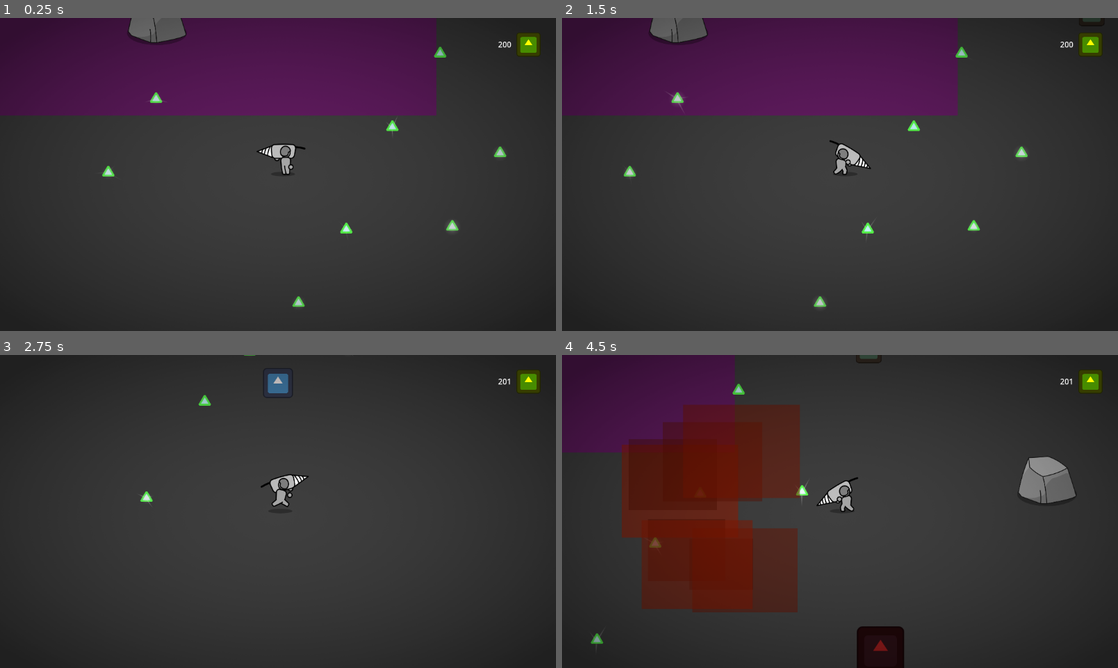
Above: before the commit, frames 1-4 (two rows, left to right).
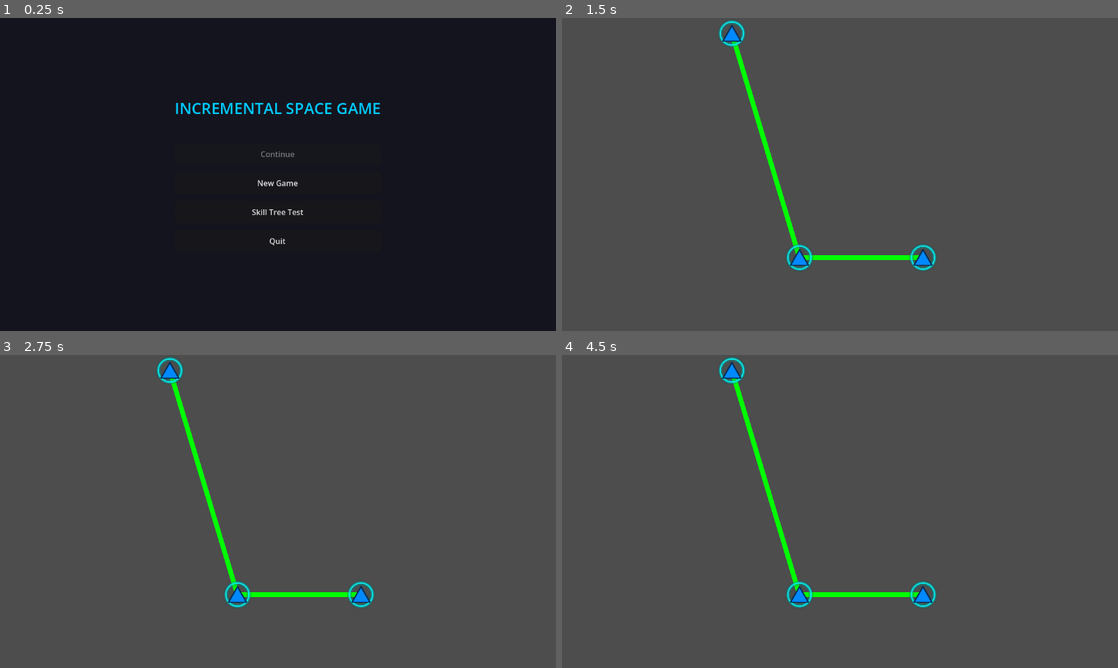
Above: after the commit, the same moments.

Repository: DeepRestGames/incremental-space-game
Game: Godot game, scene res://Scenes/UI/MainMenu.tscn
Same seed, same stepped clock (60 frames per second), same inputs: the game is played once before the commit and once after it. Before the commit the project starts from res://Scenes/Prototypes/Prototype_MainScene.tscn. The engine's default icon, where the game draws it, is replaced by a stand-in: a white triangle on a blue panel in a dark square.
Inputs (mouse positions are in pixels of both pictures, inside the frame that each line leads up to):
- Up to frame 1 (0.25 s): no input
- Up to frame 2 (1.5 s): click (840, 212) at 0.5 s, where only the run after the commit has a clickable "Skill Tree Test"; move the mouse to (962, 158) at 1.27 s; hold D (move_right) from 1.28 s (still down); hold E (interact) from 1.28 s (still down)
- Up to frame 3 (2.75 s): move the mouse to (166, 527) at 2.02 s; release D (move_right) at 2.03 s; release E (interact) at 2.03 s; hold S (move_down) from 2.03 s (still down); tap Space (place_bomb) at 2.1 s
- Up to frame 4 (4.5 s): move the mouse to (895, 442) at 2.77 s; release S (move_down) at 2.78 s; hold D (move_right) 2.78-3.53 s; hold E (interact) 2.78-3.53 s; move the mouse to (812, 574) at 3.52 s; hold W (move_up) 3.53-4.28 s; tap Space (place_bomb) at 3.6 s; move the mouse to (1006, 558) at 4.27 s; hold A (move_left) from 4.28 s (still down); hold E (interact) from 4.28 s (still down)

The runs differ from the first frame. In frame 1, 82% of the frame differs, in the area x 0-99%, y 0-100%; in frame 2, 70%; in frame 3, 66%; in frame 4, 77%.

Commit message:
Added menu to better navigate and debug

Diff:
--- /dev/null
+++ b/Scenes/UI/MainMenu.tscn
@@ -0,0 +1,72 @@
+[gd_scene format=3 uid="uid://ceo6v666mpirk"]
+
+[ext_resource type="Script" uid="uid://cc41gqduwepch" path="res://Scripts/UI/MainMenu.gd" id="1_mainmenu"]
+
+[node name="MainMenu" type="Control" unique_id=1566417360]
+layout_mode = 3
+anchors_preset = 15
+anchor_right = 1.0
+anchor_bottom = 1.0
+grow_horizontal = 2
+grow_vertical = 2
+script = ExtResource("1_mainmenu")
+
+[node name="ColorRect" type="ColorRect" parent="." unique_id=1693791089]
+layout_mode = 1
+anchors_preset = 15
+anchor_right = 1.0
+anchor_bottom = 1.0
+grow_horizontal = 2
+grow_vertical = 2
+color = Color(0.08, 0.08, 0.12, 1)
+
+[node name="CenterContainer" type="CenterContainer" parent="." unique_id=1730205180]
+layout_mode = 1
+anchors_preset = 15
+anchor_right = 1.0
+anchor_bottom = 1.0
+grow_horizontal = 2
+grow_vertical = 2
+
+[node name="VBoxContainer" type="VBoxContainer" parent="CenterContainer" unique_id=30797617]
+layout_mode = 2
+theme_override_constants/separation = 15
+alignment = 1
+
+[node name="TitleLabel" type="Label" parent="CenterContainer/VBoxContainer" unique_id=1150046483]
+layout_mode = 2
+theme_override_colors/font_color = Color(0, 0.8, 1, 1)
+theme_override_font_sizes/font_size = 32
+text = "INCREMENTAL SPACE GAME"
+horizontal_alignment = 1
+vertical_alignment = 1
+
+[node name="Spacer" type="Control" parent="CenterContainer/VBoxContainer" unique_id=1684435519]
+custom_minimum_size = Vector2(0, 20)
+layout_mode = 2
+
+[node name="ContinueButton" type="Button" parent="CenterContainer/VBoxContainer" unique_id=1564055637]
+custom_minimum_size = Vector2(250, 45)
+layout_mode = 2
+disabled = true
+text = "Continue"
+
+[node name="NewGameButton" type="Button" parent="CenterContainer/VBoxContainer" unique_id=324368072]
+custom_minimum_size = Vector2(250, 45)
+layout_mode = 2
+text = "New Game"
+
+[node name="SkillTreeTestButton" type="Button" parent="CenterContainer/VBoxContainer" unique_id=2112247874]
+custom_minimum_size = Vector2(250, 45)
+layout_mode = 2
+text = "Skill Tree Test"
+
+[node name="QuitButton" type="Button" parent="CenterContainer/VBoxContainer" unique_id=338835027]
+custom_minimum_size = Vector2(250, 45)
+layout_mode = 2
+text = "Quit"
+
+[connection signal="pressed" from="CenterContainer/VBoxContainer/ContinueButton" to="." method="_on_continue_button_pressed"]
+[connection signal="pressed" from="CenterContainer/VBoxContainer/NewGameButton" to="." method="_on_new_game_button_pressed"]
+[connection signal="pressed" from="CenterContainer/VBoxContainer/SkillTreeTestButton" to="." method="_on_skill_tree_test_button_pressed"]
+[connection signal="pressed" from="CenterContainer/VBoxContainer/QuitButton" to="." method="_on_quit_button_pressed"]
--- /dev/null
+++ b/Scripts/UI/MainMenu.gd
@@ -0,0 +1,21 @@
+extends Control
+
+
+func _on_continue_button_pressed() -> void:
+	# Placeholder
+	pass
+
+
+func _on_new_game_button_pressed() -> void:
+	# Start a new game
+	get_tree().change_scene_to_file("res://Scenes/Prototypes/Prototype_MainScene.tscn")
+
+
+func _on_skill_tree_test_button_pressed() -> void:
+	# Test skill tree
+	get_tree().change_scene_to_file("res://Scenes/UI/skill_tree.tscn")
+
+
+func _on_quit_button_pressed() -> void:
+	# Quit
+	get_tree().quit()
--- a/project.godot
+++ b/project.godot
@@ -15,7 +15,7 @@
 [application]
 
 config/name="IncrementalGame"
-run/main_scene="uid://bii40dmux8sxx"
+run/main_scene="res://Scenes/UI/MainMenu.tscn"
 config/features=PackedStringArray("4.6", "Forward Plus")
 config/icon="res://icon.svg"
 
